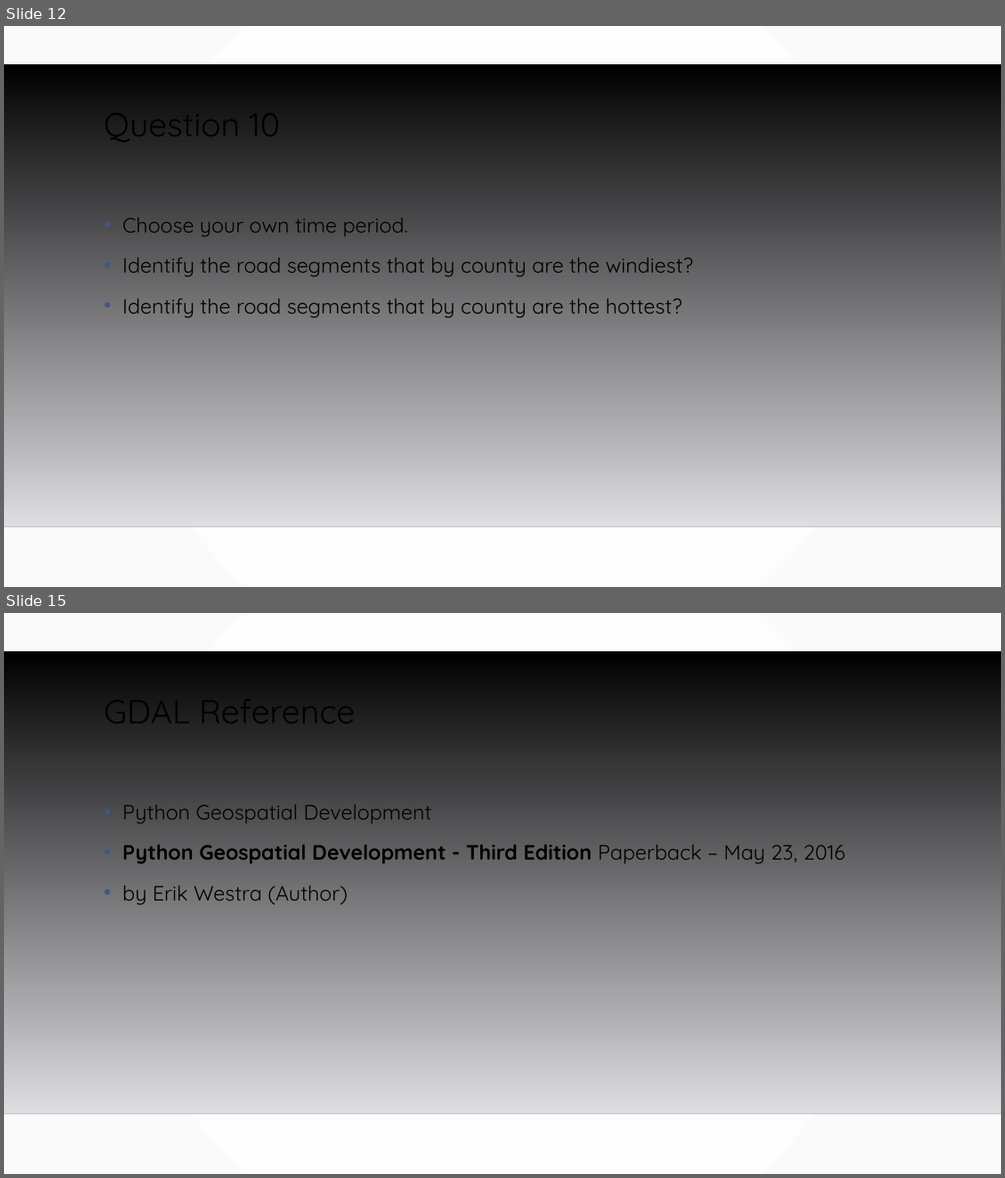
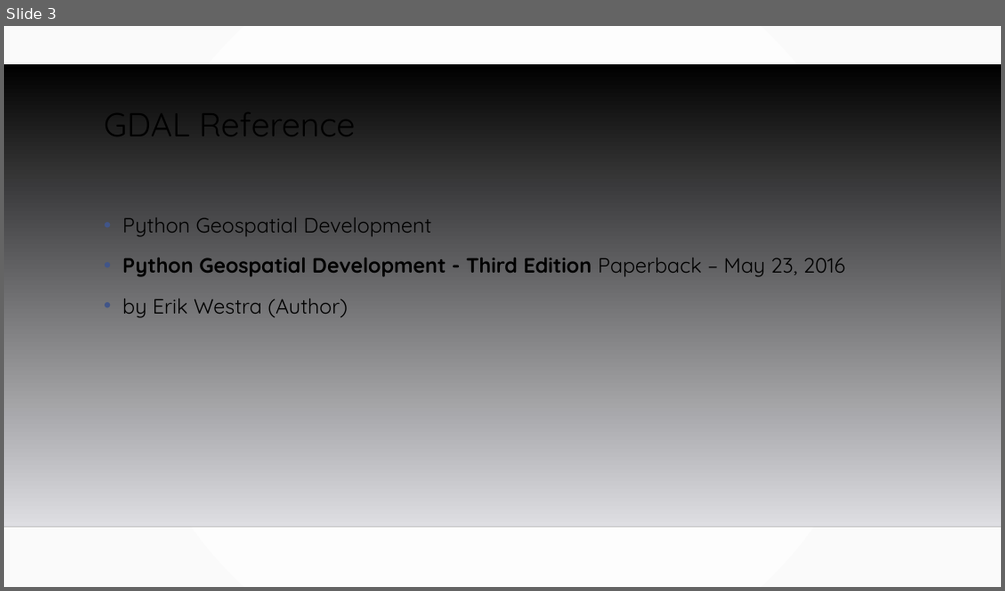
Before and after one commit to MGIS-UMN/GIS5577_week7, a slide deck: Advanced_spatial_queries.odp. Shown one above the other, each under a label of ours: slides 12 and 15 before the commit, slide 3 after it; the slides between them are not shown. The pictures are 1005x1178 and 1005x591 pixels, drawn with LibreOffice and Linux fonts; fonts in the diff are those of the drawing; background and template pictures are left out. Boxes give left, top, right and bottom in pixels: in the first picture for what was removed or moved away, otherwise in the second. Text is boxed around its words. In the diff, an @@ line names an element or a change of style, - is before the commit and + after.

```diff
--- a/Advanced_spatial_queries.odp
+++ b/Advanced_spatial_queries.odp
@@ slide 12 removed at [4, 26, 1001, 587], background gradient #FFFFFF to #FAFAFA; not listed: 2 template elements that a slide beside it also shows @@
@@ title removed at [104, 97, 280, 146] @@
-Question 10
@@ text removed at [122, 217, 693, 318] @@
-• Choose your own time period.
-• Identify the road segments that by county are the windiest?
-• Identify the road segments that by county are the hottest?
@@ what was slide 15 is now slide 3 @@
```
Also in this commit, not shown: 2 slides changed, 11 other slides removed, 1 other file.
